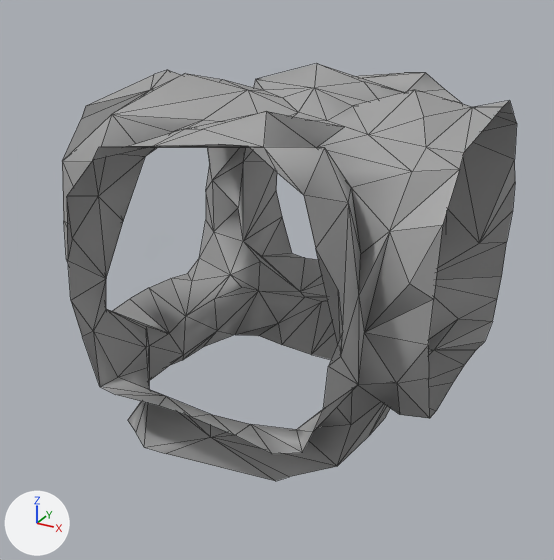
Before and after pictures for a commit that changed the glTF model Rogue-Robots/Assets/Models/ModularBlocks/5NoUpConnector.gltf.
Rendered twice from a 50 mm camera at (4.53, -8.5, 5.93) aimed at (0.08, -0.41, 1.89). Lighting does not change. The marker at lower left points along +X, +Y and +Z. Mesh edges are drawn as thin lines. Vertices at the same position are counted once.

The first picture shows '5NoUpConnector'.
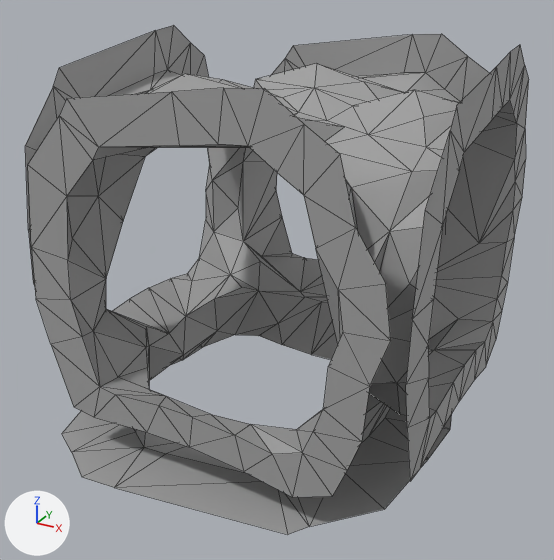
What changed in the scene script:
```text
Change me_scene_065:
    used by ob_5noupconnector; location = (0.0, 0.0, 0.0)
    remove me_scene_065.from_pydata(...)  # 235 vertices, 362 faces; spans x -2.5..2.5, y -2.5..2.5, z 0.0..4.41
    add me_scene_065.from_pydata(...)  # 349 vertices, 590 faces; spans x -2.7..2.5, y -2.99..2.5, z 0.0..4.84
    me_scene_065 part 1
    114 vertices are added at x -2.7..2.5, y -2.99..2.5, z 0.0..4.84
    132 new faces join them, mat_pp_standard_material_211 (picture img_pp_color_palette)
    96 new faces join them, mat_pp_standard_material_213 (picture img_pp_color_palette)
    me_scene_065 part 2: the surface is now shaded flat
```

Changed parts and their boxes [x1, y1, x2, y2] in the pictures (554 x 560 px):
'5NoUpConnector', reshaped (11% wider, 22% taller): before [62, 64, 517, 481]; after [25, 25, 529, 535]
part 1 of me_scene_065, added: after [25, 25, 529, 535]
